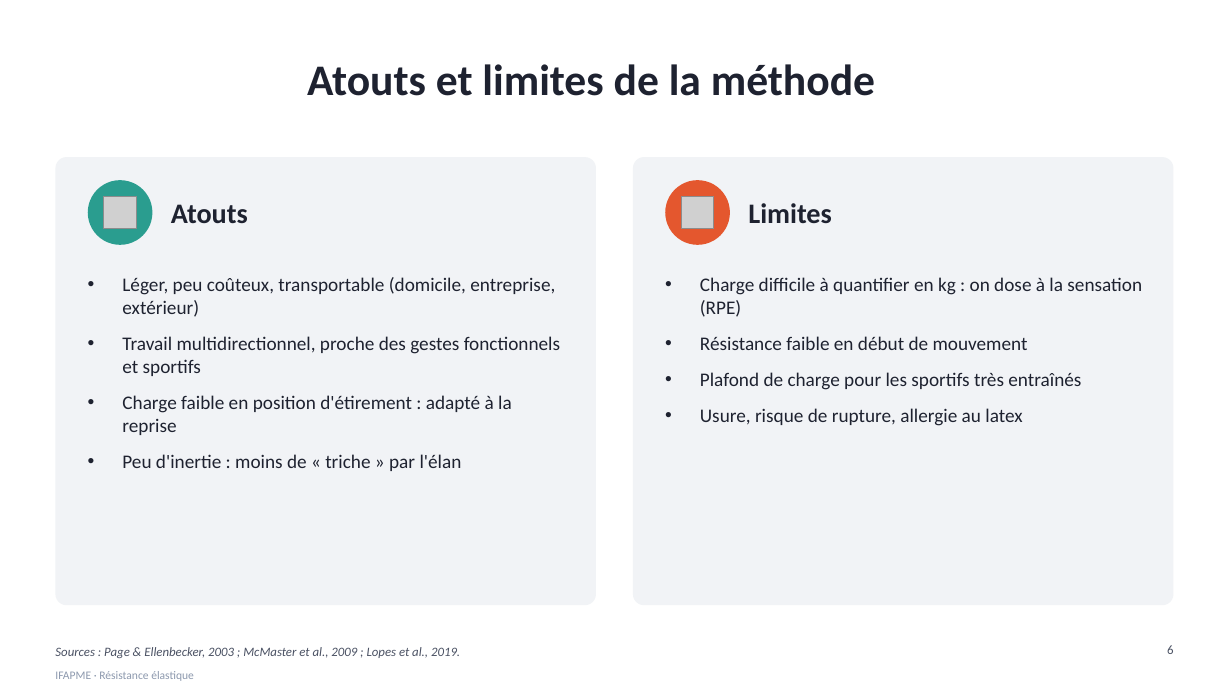
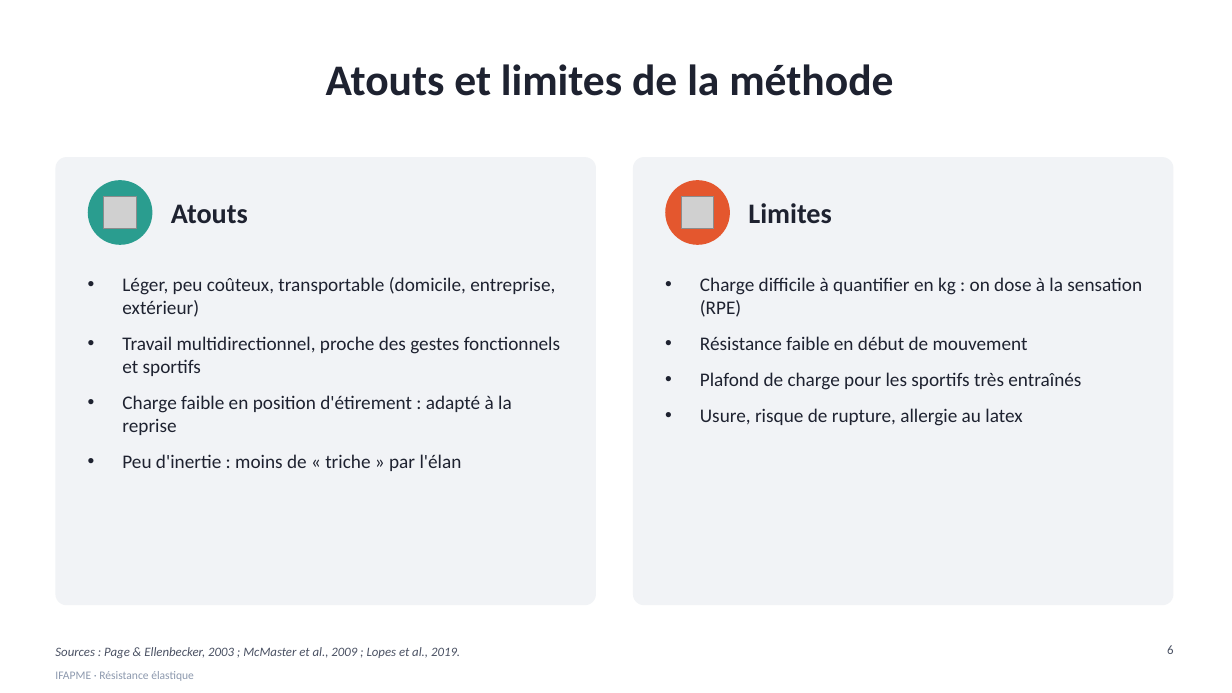
Before and after one commit to arthurdfrn-cloud/squadsync, a slide deck: slide 6 of presentations/elastique-ifapme/Entrainement_elastique_IFAPME.pptx. Drawn at 1232x693 pixels with LibreOffice and Linux fonts; fonts in the diff are those of the drawing; grey boxes stand for pictures; background and template pictures are left out. Boxes give left, top, right and bottom in pixels: in the first picture for what was removed or moved away, otherwise in the second. Text is boxed around its words. In the diff, an @@ line names an element or a change of style, - is before the commit and + after.

```diff
--- a/presentations/elastique-ifapme/Entrainement_elastique_IFAPME.pptx
+++ b/presentations/elastique-ifapme/Entrainement_elastique_IFAPME.pptx
@@ title "Atouts et limites de la ...": place and size @@
-title "Atouts et limites de la ..." at <box>307,64,875,96</box>
+title "Atouts et limites de la ..." at <box>326,64,893,96</box>
```
Also in this commit, not shown: 10 other slides changed, 3 other files.
